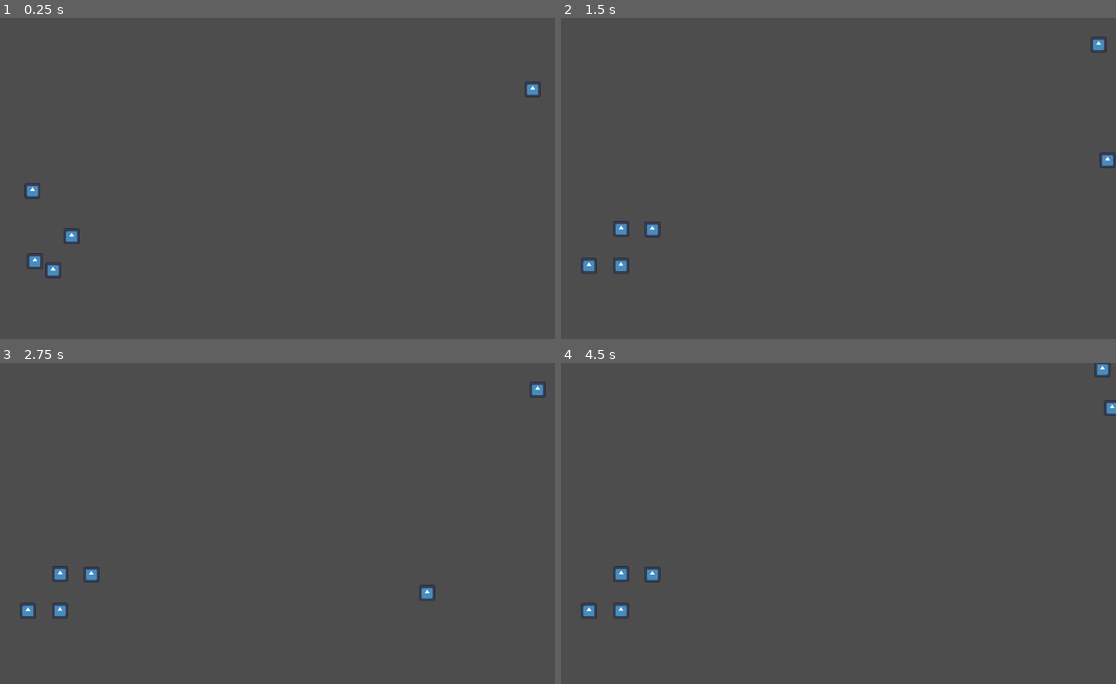
Above: before the commit, frames 1-4 (two rows, left to right).
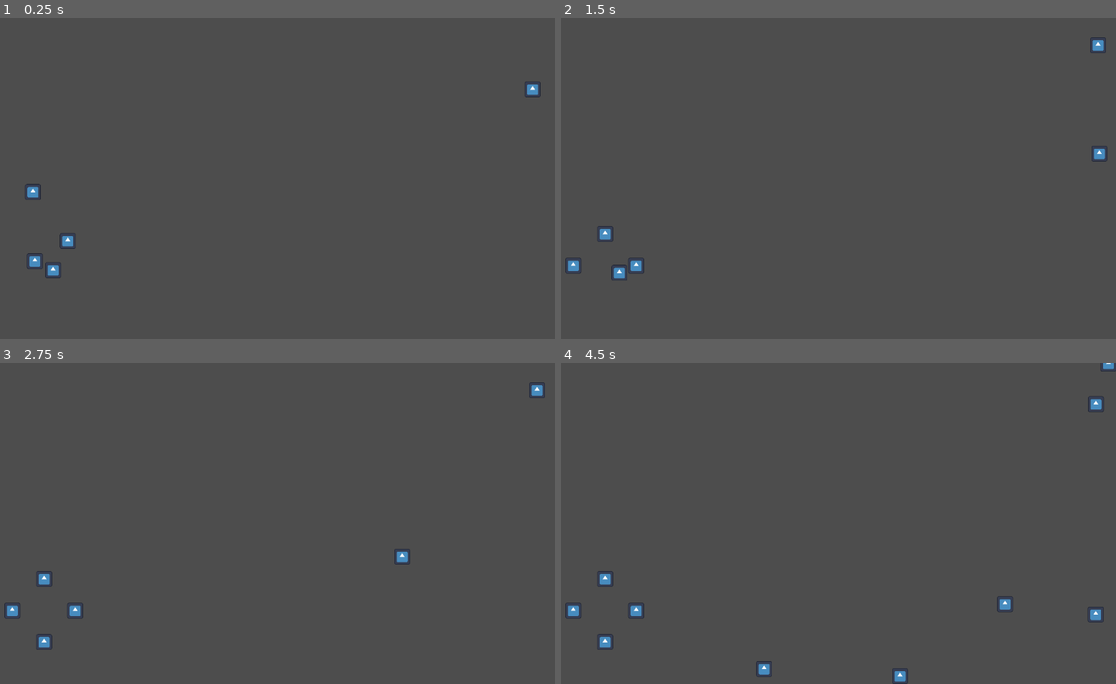
Above: after the commit, the same moments.

Repository: ra314/kmpg2
Game: Godot game, scene res://hall.tscn
Two runs of this game, one before a commit and one after it. Both use one fixed random seed, a clock stepped at 60 frames per second and the inputs below. The engine's default icon, where the game draws it, is replaced by a stand-in: a white triangle on a blue panel in a dark square.
Inputs:
- Up to frame 1 (0.25 s): no input
- Up to frame 2 (1.5 s): no input
- Up to frame 3 (2.75 s): no input
- Up to frame 4 (4.5 s): no input

The runs differ from the first frame. In frame 1, 0.2% of the frame differs, in the area x 4-97%, y 21-72%; in frame 2, 0.9%; in frame 3, 0.9%; in frame 4, 1.3%, in the area x 0-100%, y 0-100%.

Commit message:
Added graviational acceleration for wanderers towards huddles.

Diff:
--- a/hall.gd
+++ b/hall.gd
@@ -2,6 +2,7 @@
 
 const NUM_PEOPLE := 20
 var people: Array[Person]
+var huddles: Array[Huddle]
 var huddle_counter = 0
 
 # Called when the node enters the scene tree for the first time.
@@ -13,16 +14,25 @@
 
 # Called every frame. 'delta' is the elapsed time since the previous frame.
 func _process(delta: float) -> void:
+	# Find Huddles
 	var groups := Huddle.find_groups(people)
 	groups = Huddle.filter_ungroupable(groups)
 	print(Huddle.huddles_to_str(groups))
+	huddles.clear()
 	for group in groups:
 		if len(group) == 1 or len(group) == 0: continue
 		var typed_group: Array[Person]
 		typed_group.assign(group)
 		var huddle := Huddle.find_biggest_huddle(typed_group)
 		if huddle == null:
-			add_child(Huddle.neww(typed_group, huddle_counter))
+			huddle = Huddle.neww(typed_group, huddle_counter)
+			add_child(huddle)
 			huddle_counter += 1
 		else:
 			huddle.expand_huddle(typed_group)
+		huddles.append(huddle)
+	# Apply gravity
+	var wandering_people = people.filter(func(x: Person): return x.can_huddle and x.target_location==null)
+	for person: Person in wandering_people:
+		for huddle: Huddle in huddles:
+			person.apply_gravity_towards_huddle(huddle)
--- a/person.gd
+++ b/person.gd
@@ -5,6 +5,7 @@
 const SCREEN_SIZE := Vector2(1920, 1080)
 const MAX_SPEED := 200
 const NON_RAND_SPEED := 100
+const BIG_G = 20000
 var RNG := RandomNumberGenerator.new()
 
 var velocity := Vector2(0,0)
@@ -23,14 +24,20 @@
 
 # Called every frame. 'delta' is the elapsed time since the previous frame.
 func _process(delta: float) -> void:
-	var new_position = position + (velocity*delta)
 	if target_location != null:
+		var new_position = position + (velocity*delta)
 		if new_position.distance_to(target_location) < position.distance_to(target_location):
 			position = new_position
 	else:
-		position = new_position
+		position = position + (velocity*delta)
 	if is_out_of_bounds(position):
 		bounce_off_wall()
+
+func apply_gravity_towards_huddle(huddle: Huddle) -> void:
+	var distance = position.distance_to(huddle.center)
+	var mass = len(huddle.person_to_location)
+	var magnitude = BIG_G*(mass/(distance**2))
+	velocity += position.direction_to(huddle.center)*magnitude
 
 func is_out_of_bounds(pos: Vector2) -> bool:
 	return pos.x < 0 or pos.y < 0 or pos.x > SCREEN_SIZE.x or pos.y > SCREEN_SIZE.y
